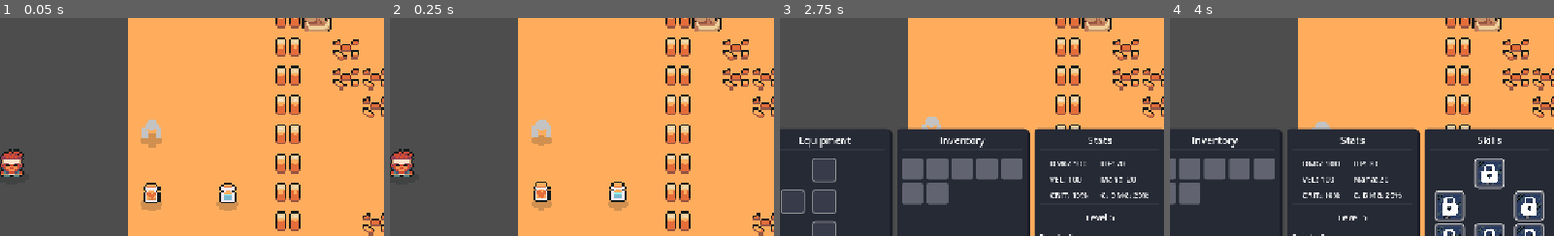
Above: before the commit, frames 1-4 (left to right).
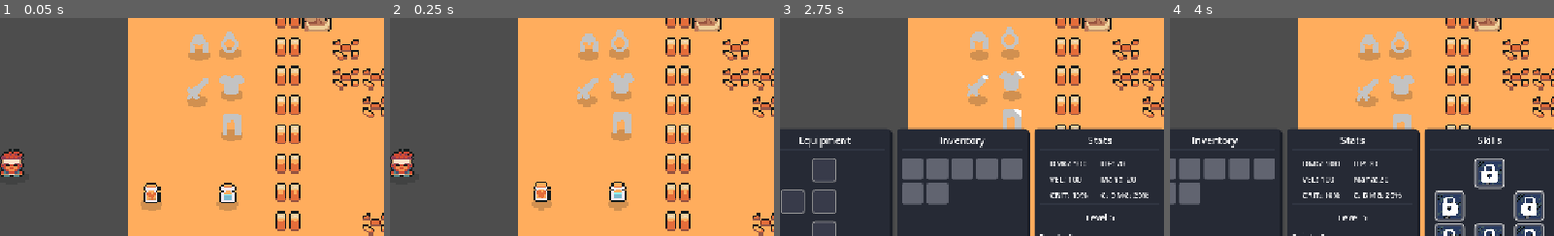
Above: after the commit, the same moments.

Repository: ArtemisSoftware/hunter-world
Game: Godot game, scene res://world/town/town.tscn
Same seed, same stepped clock (60 frames per second), same inputs: the game is played once before the commit and once after it. The project has no main scene, so this scene is started directly.
Inputs (mouse positions are % of the whole screen's width and height, from its top left):
- Up to frame 1 (0.05 s): no input
- Up to frame 2 (0.25 s): no input
- Up to frame 3 (2.75 s): click (83, 91) at 0.5 s; click (87, 91) at 1.25 s; click (91, 91) at 2 s
- Up to frame 4 (4 s): click (96, 91) at 2.75 s; click (36, 48) at 3.5 s
The pictures show only the part of the screen within x 48-98%, y 14-64%; the shares and areas given below are measured in that part.

The runs differ from the first frame. In frame 1, 2.9% of the frame differs, in the area x 36-64%, y 6-60%; in frame 2, 2.9%; in frame 3, 2.3%; in frame 4, 2.3%.

Commit message:
Extra items

Diff:
--- /dev/null
+++ b/data/equipment/body_common.tres
@@ -0,0 +1,14 @@
+[gd_resource type="Resource" script_class="EquipmentItem" format=3 uid="uid://bh2nyboyxx67f"]
+
+[ext_resource type="Texture2D" uid="uid://dwlbgqp7guhow" path="res://data/sprites/placeholder_body.png" id="1_mwyor"]
+[ext_resource type="Script" uid="uid://bo72chdhgot8d" path="res://data/item/equipment_item.gd" id="2_5m3x2"]
+
+[resource]
+script = ExtResource("2_5m3x2")
+type = 4
+max_stack = 1
+id = 4
+icon = ExtResource("1_mwyor")
+name = "Common Body"
+price = 30
+metadata/_custom_type_script = "uid://bo72chdhgot8d"
--- /dev/null
+++ b/data/equipment/legs_common.tres
@@ -0,0 +1,14 @@
+[gd_resource type="Resource" script_class="EquipmentItem" format=3 uid="uid://dmpced4tf7udh"]
+
+[ext_resource type="Script" uid="uid://bo72chdhgot8d" path="res://data/item/equipment_item.gd" id="1_akbt4"]
+[ext_resource type="Texture2D" uid="uid://dw6w81efsou0u" path="res://data/sprites/placeholder_legs.png" id="1_rwsjj"]
+
+[resource]
+script = ExtResource("1_akbt4")
+equipment_type = 2
+type = 4
+id = 3
+icon = ExtResource("1_rwsjj")
+name = "Common leg armour "
+price = 10
+metadata/_custom_type_script = "uid://bo72chdhgot8d"
--- /dev/null
+++ b/data/equipment/ring_common.tres
@@ -0,0 +1,14 @@
+[gd_resource type="Resource" script_class="EquipmentItem" format=3 uid="uid://cwj4chtg7px2g"]
+
+[ext_resource type="Texture2D" uid="uid://dfxhttupulcbx" path="res://data/sprites/placeholder_ring.png" id="1_ifxgs"]
+[ext_resource type="Script" uid="uid://bo72chdhgot8d" path="res://data/item/equipment_item.gd" id="2_psyt1"]
+
+[resource]
+script = ExtResource("2_psyt1")
+type = 4
+max_stack = 1
+id = 6
+icon = ExtResource("1_ifxgs")
+name = "Common Ring"
+price = 5
+metadata/_custom_type_script = "uid://bo72chdhgot8d"
--- /dev/null
+++ b/data/equipment/weapon_common.tres
@@ -0,0 +1,14 @@
+[gd_resource type="Resource" script_class="EquipmentItem" format=3 uid="uid://yavrt1hmjo30"]
+
+[ext_resource type="Texture2D" uid="uid://wgcmcjlexv1g" path="res://data/sprites/placeholder_weapon.png" id="1_rygb6"]
+[ext_resource type="Script" uid="uid://bo72chdhgot8d" path="res://data/item/equipment_item.gd" id="2_slgx7"]
+
+[resource]
+script = ExtResource("2_slgx7")
+type = 4
+max_stack = 1
+id = 5
+icon = ExtResource("1_rygb6")
+name = "Common Weapon"
+price = 15
+metadata/_custom_type_script = "uid://bo72chdhgot8d"
--- /dev/null
+++ b/data/food/fish.tres
@@ -0,0 +1,15 @@
+[gd_resource type="Resource" script_class="InventoryItem" format=3 uid="uid://tsn608ld0afw"]
+
+[ext_resource type="Texture2D" uid="uid://bsc2vdpwcmbr" path="res://data/sprites/Fish.png" id="1_snl70"]
+[ext_resource type="Script" uid="uid://pjrwm5axmp3x" path="res://data/item/inventory_item.gd" id="2_1elqa"]
+
+[resource]
+script = ExtResource("2_1elqa")
+is_consumable = true
+max_stack = 5
+value = 2.0
+id = 7
+icon = ExtResource("1_snl70")
+name = "Fish"
+price = 5
+metadata/_custom_type_script = "uid://pjrwm5axmp3x"
--- /dev/null
+++ b/data/food/honey.tres
@@ -0,0 +1,15 @@
+[gd_resource type="Resource" script_class="InventoryItem" format=3 uid="uid://clxuwry5ewf15"]
+
+[ext_resource type="Texture2D" uid="uid://cn0jand8e3qcc" path="res://data/sprites/Honey.png" id="1_km0df"]
+[ext_resource type="Script" uid="uid://pjrwm5axmp3x" path="res://data/item/inventory_item.gd" id="2_6rlye"]
+
+[resource]
+script = ExtResource("2_6rlye")
+is_consumable = true
+max_stack = 5
+value = 2.0
+id = 10
+icon = ExtResource("1_km0df")
+name = "Honey"
+price = 10
+metadata/_custom_type_script = "uid://pjrwm5axmp3x"
--- /dev/null
+++ b/data/food/meat.tres
@@ -0,0 +1,15 @@
+[gd_resource type="Resource" script_class="InventoryItem" format=3 uid="uid://cwsjpgmgd2nid"]
+
+[ext_resource type="Texture2D" uid="uid://b3vsro3jocxs3" path="res://data/sprites/Meat.png" id="1_xgv6y"]
+[ext_resource type="Script" uid="uid://pjrwm5axmp3x" path="res://data/item/inventory_item.gd" id="2_1o1nw"]
+
+[resource]
+script = ExtResource("2_1o1nw")
+is_consumable = true
+max_stack = 5
+value = 2.0
+id = 9
+icon = ExtResource("1_xgv6y")
+name = "Meat"
+price = 8
+metadata/_custom_type_script = "uid://pjrwm5axmp3x"
--- /dev/null
+++ b/data/food/nut.tres
@@ -0,0 +1,15 @@
+[gd_resource type="Resource" script_class="InventoryItem" format=3 uid="uid://dgpq7ocveivio"]
+
+[ext_resource type="Texture2D" uid="uid://dvkq8c5i64ico" path="res://data/sprites/Nut.png" id="1_l4wn5"]
+[ext_resource type="Script" uid="uid://pjrwm5axmp3x" path="res://data/item/inventory_item.gd" id="2_dsyfg"]
+
+[resource]
+script = ExtResource("2_dsyfg")
+is_consumable = true
+max_stack = 5
+value = 2.0
+id = 8
+icon = ExtResource("1_l4wn5")
+name = "Nut"
+price = 2
+metadata/_custom_type_script = "uid://pjrwm5axmp3x"
--- a/data/item/item_res.gd
+++ b/data/item/item_res.gd
@@ -10,4 +10,12 @@
 	HEALTH_POTION,
 	MANA_POTION,
 	EQUIPMENT_HELMET,
+	EQUIPMENT_LEGS,
+	EQUIPMENT_BODY,
+	EQUIPMENT_WEAPON,
+	EQUIPMENT_RING,
+	FISH_FOOD,
+	NUT_FOOD,
+	MEAT_FOOD,
+	HONEY_FOOD,
 }
--- a/world/town/town.tscn
+++ b/world/town/town.tscn
@@ -14,6 +14,10 @@
 [ext_resource type="Resource" uid="uid://cnhathoc7pkm3" path="res://data/potions/hp_potion.tres" id="12_c5hwo"]
 [ext_resource type="Resource" uid="uid://1xxljq10oi2u" path="res://data/potions/mp_potion.tres" id="13_146p3"]
 [ext_resource type="Resource" uid="uid://b00mjk88fvayr" path="res://data/equipment/helmet_common.tres" id="14_73wqi"]
+[ext_resource type="Resource" uid="uid://bh2nyboyxx67f" path="res://data/equipment/body_common.tres" id="15_0jmgk"]
+[ext_resource type="Resource" uid="uid://dmpced4tf7udh" path="res://data/equipment/legs_common.tres" id="16_n3h5c"]
+[ext_resource type="Resource" uid="uid://cwj4chtg7px2g" path="res://data/equipment/ring_common.tres" id="17_busg1"]
+[ext_resource type="Resource" uid="uid://yavrt1hmjo30" path="res://data/equipment/weapon_common.tres" id="18_pm63g"]
 
 [sub_resource type="TileSetAtlasSource" id="TileSetAtlasSource_mxda2"]
 texture = ExtResource("1_j8u2a")
@@ -3585,6 +3589,24 @@
 position = Vector2(119, 15)
 item = ExtResource("13_146p3")
 
-[node name="LootDrop3" parent="." unique_id=1925581087 instance=ExtResource("11_282io")]
-position = Vector2(77, -20)
+[node name="Equipment" type="Node" parent="." unique_id=2029713658]
+
+[node name="LootDrop3" parent="Equipment" unique_id=1925581087 instance=ExtResource("11_282io")]
+position = Vector2(103, -67)
 item = ExtResource("14_73wqi")
+
+[node name="LootDrop4" parent="Equipment" unique_id=1005366420 instance=ExtResource("11_282io")]
+position = Vector2(121, -45)
+item = ExtResource("15_0jmgk")
+
+[node name="LootDrop5" parent="Equipment" unique_id=2145452473 instance=ExtResource("11_282io")]
+position = Vector2(121, -23)
+item = ExtResource("16_n3h5c")
+
+[node name="LootDrop6" parent="Equipment" unique_id=271508082 instance=ExtResource("11_282io")]
+position = Vector2(120, -68)
+item = ExtResource("17_busg1")
+
+[node name="LootDrop7" parent="Equipment" unique_id=1722691331 instance=ExtResource("11_282io")]
+position = Vector2(102, -42)
+item = ExtResource("18_pm63g")
Binary file added: data/sprites/Fish.png
Not shown, added: data/sprites/Fish.png.import
Binary file added: data/sprites/Honey.png
Not shown, added: data/sprites/Honey.png.import
Binary file added: data/sprites/Meat.png
Not shown, added: data/sprites/Meat.png.import
Binary file added: data/sprites/Nut.png
Not shown, added: data/sprites/Nut.png.import
Binary file added: data/sprites/placeholder_body.png
Not shown, added: data/sprites/placeholder_body.png.import
Binary file added: data/sprites/placeholder_legs.png
Not shown, added: data/sprites/placeholder_legs.png.import
(and 4 more such lines)
